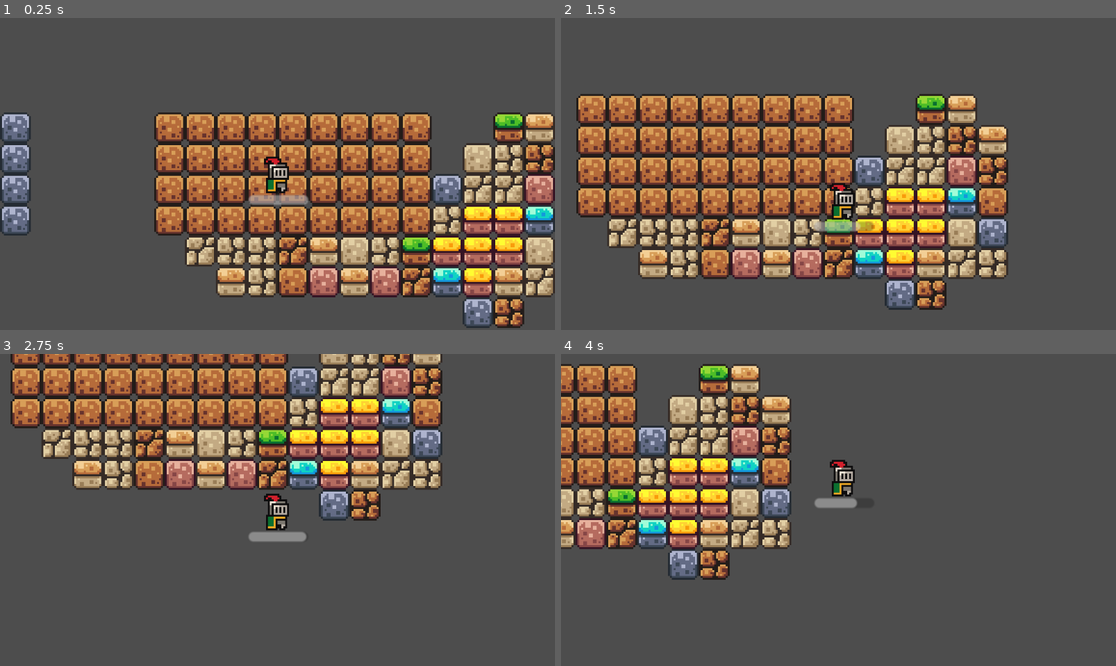
Above: before the commit, frames 1-4 (two rows, left to right).
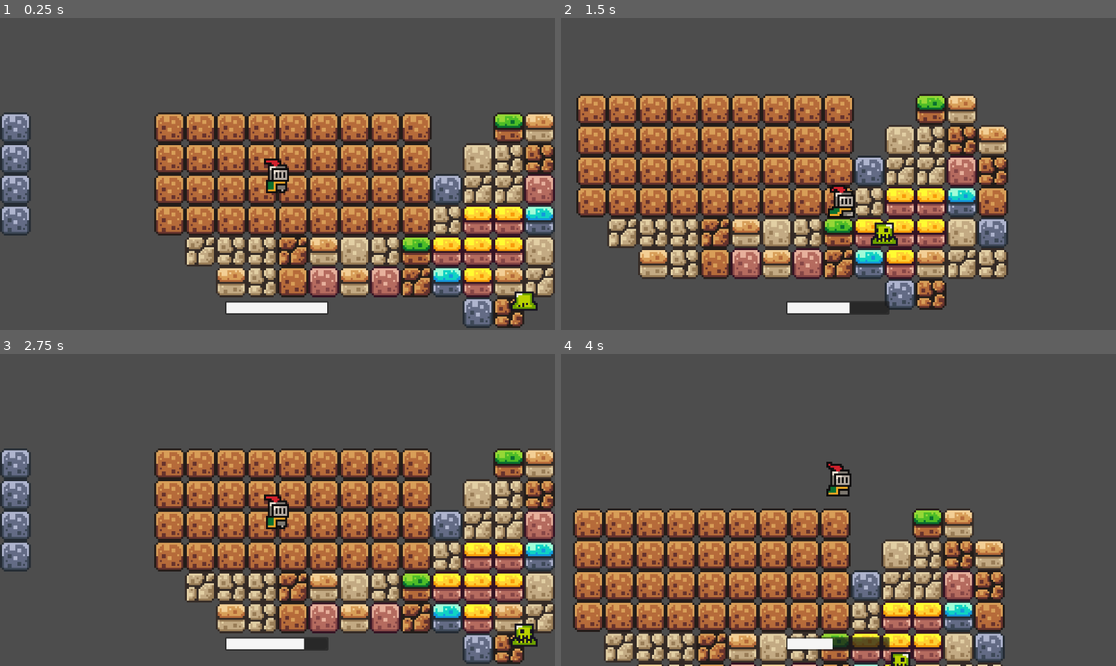
Above: after the commit, the same moments.

Repository: W4ave/EscapeJS
Game: Godot game, scene res://scenes/game.tscn
Two runs of this game, one before a commit and one after it. Both use one fixed random seed, a clock stepped at 60 frames per second and the inputs below.
Inputs (mouse positions are in pixels of both pictures, inside the frame that each line leads up to):
- Up to frame 1 (0.25 s): no input
- Up to frame 2 (1.5 s): hold D (ui_right) 0.53-1.28 s; hold Shift (sprint) 0.53-1.28 s; hold S (ui_down) from 1.28 s (still down); tap Shift (sprint) at 1.35 s
- Up to frame 3 (2.75 s): release S (ui_down) at 2 s; click (277, 519) at 2 s, where only the run after the commit has a clickable "RESTART"
- Up to frame 4 (4 s): hold D (ui_right) 2.78-3.53 s; hold Shift (sprint) 2.78-3.53 s; hold W (ui_up) from 3.53 s (still down); tap Shift (sprint) at 3.6 s

The runs differ from the first frame. In frame 1, 1.6% of the frame differs, in the area x 40-97%, y 44-96%; in frame 2, 1.7%; in frame 3, 64%, in the area x 0-100%, y 0-100%; in frame 4, 51%.

Commit message:
적 추가, 게임 오버 추가
AI 좋음

Diff:
--- a/scenes/Enemy.tscn
+++ b/scenes/Enemy.tscn
@@ -1,69 +1,108 @@
 [gd_scene format=3 uid="uid://ce1xedaiv2cch"]
 
-[ext_resource type="Texture2D" uid="uid://chfocmvjrm135" path="res://assets/sprites/slime_green.png" id="1_3gvst"]
-[ext_resource type="Script" uid="uid://cr2g8yu4wjeu6" path="res://scenes/enemy.gd" id="1_55jtl"]
+[ext_resource type="Texture2D" uid="uid://chfocmvjrm135" path="res://assets/sprites/slime_green.png" id="1_7p1mj"]
+[ext_resource type="Script" uid="uid://cr2g8yu4wjeu6" path="res://scenes/enemy.gd" id="1_md0e3"]
 
-[sub_resource type="RectangleShape2D" id="RectangleShape2D_55jtl"]
-size = Vector2(14, 12)
+[sub_resource type="AtlasTexture" id="AtlasTexture_xwavj"]
+atlas = ExtResource("1_7p1mj")
+region = Rect2(0, 0, 24, 24)
 
-[sub_resource type="AtlasTexture" id="AtlasTexture_mpr68"]
-atlas = ExtResource("1_3gvst")
+[sub_resource type="AtlasTexture" id="AtlasTexture_nenq2"]
+atlas = ExtResource("1_7p1mj")
+region = Rect2(24, 0, 24, 24)
+
+[sub_resource type="AtlasTexture" id="AtlasTexture_md484"]
+atlas = ExtResource("1_7p1mj")
+region = Rect2(48, 0, 24, 24)
+
+[sub_resource type="AtlasTexture" id="AtlasTexture_ipns3"]
+atlas = ExtResource("1_7p1mj")
+region = Rect2(72, 0, 24, 24)
+
+[sub_resource type="AtlasTexture" id="AtlasTexture_md0e3"]
+atlas = ExtResource("1_7p1mj")
 region = Rect2(0, 24, 24, 24)
 
-[sub_resource type="AtlasTexture" id="AtlasTexture_ft8do"]
-atlas = ExtResource("1_3gvst")
+[sub_resource type="AtlasTexture" id="AtlasTexture_4ra3w"]
+atlas = ExtResource("1_7p1mj")
 region = Rect2(24, 24, 24, 24)
 
-[sub_resource type="AtlasTexture" id="AtlasTexture_5wwv6"]
-atlas = ExtResource("1_3gvst")
+[sub_resource type="AtlasTexture" id="AtlasTexture_5uy6h"]
+atlas = ExtResource("1_7p1mj")
 region = Rect2(48, 24, 24, 24)
 
-[sub_resource type="AtlasTexture" id="AtlasTexture_1vja8"]
-atlas = ExtResource("1_3gvst")
+[sub_resource type="AtlasTexture" id="AtlasTexture_c4w8v"]
+atlas = ExtResource("1_7p1mj")
 region = Rect2(72, 24, 24, 24)
 
-[sub_resource type="SpriteFrames" id="SpriteFrames_iwav8"]
+[sub_resource type="SpriteFrames" id="SpriteFrames_xwavj"]
 animations = [{
 "frames": [{
 "duration": 1.0,
-"texture": SubResource("AtlasTexture_mpr68")
+"texture": SubResource("AtlasTexture_xwavj")
 }, {
 "duration": 1.0,
-"texture": SubResource("AtlasTexture_ft8do")
+"texture": SubResource("AtlasTexture_nenq2")
 }, {
 "duration": 1.0,
-"texture": SubResource("AtlasTexture_5wwv6")
+"texture": SubResource("AtlasTexture_md484")
 }, {
 "duration": 1.0,
-"texture": SubResource("AtlasTexture_1vja8")
+"texture": SubResource("AtlasTexture_ipns3")
 }],
 "loop": true,
-"name": &"default",
+"name": &"idle",
+"speed": 5.0
+}, {
+"frames": [{
+"duration": 1.0,
+"texture": SubResource("AtlasTexture_md0e3")
+}, {
+"duration": 1.0,
+"texture": SubResource("AtlasTexture_4ra3w")
+}, {
+"duration": 1.0,
+"texture": SubResource("AtlasTexture_5uy6h")
+}, {
+"duration": 1.0,
+"texture": SubResource("AtlasTexture_c4w8v")
+}],
+"loop": true,
+"name": &"walk_side",
 "speed": 5.0
 }]
 
-[sub_resource type="CircleShape2D" id="CircleShape2D_55jtl"]
-radius = 109.38464
+[sub_resource type="RectangleShape2D" id="RectangleShape2D_nenq2"]
+size = Vector2(14, 3)
 
-[node name="Enemy" type="CharacterBody2D" unique_id=1001022762]
-script = ExtResource("1_55jtl")
+[sub_resource type="CircleShape2D" id="CircleShape2D_md484"]
+radius = 113.15918
 
-[node name="CollisionShape2D" type="CollisionShape2D" parent="." unique_id=304422850]
-position = Vector2(0, 6)
-shape = SubResource("RectangleShape2D_55jtl")
+[node name="Enemy" type="CharacterBody2D" unique_id=1352307495]
+collision_layer = 2
+collision_mask = 2
+script = ExtResource("1_md0e3")
 
-[node name="AnimatedSprite2D" type="AnimatedSprite2D" parent="." unique_id=1392725131]
-sprite_frames = SubResource("SpriteFrames_iwav8")
-frame_progress = 0.2544686
+[node name="AnimatedSprite2D" type="AnimatedSprite2D" parent="." unique_id=1821116345]
+sprite_frames = SubResource("SpriteFrames_xwavj")
+animation = &"walk_side"
+frame_progress = 0.81304866
 
-[node name="Flip_h_Pivot" type="Marker2D" parent="." unique_id=668187842]
+[node name="CollisionShape2D" type="CollisionShape2D" parent="." unique_id=1422464601]
+position = Vector2(0, 10.5)
+shape = SubResource("RectangleShape2D_nenq2")
 
-[node name="Area2D" type="Area2D" parent="Flip_h_Pivot" unique_id=596066812]
+[node name="DetectionArea" type="Area2D" parent="." unique_id=1710722528]
 
-[node name="SightArea" type="CollisionShape2D" parent="Flip_h_Pivot/Area2D" unique_id=1252276033]
-shape = SubResource("CircleShape2D_55jtl")
-debug_color = Color(0.9098039, 0, 0.08235294, 0.050980393)
+[node name="CollisionShape2D" type="CollisionShape2D" parent="DetectionArea" unique_id=1579657840]
+shape = SubResource("CircleShape2D_md484")
+debug_color = Color(0.99607843, 0, 0.21568628, 0.050980393)
 
-[node name="RayCast2D" type="RayCast2D" parent="." unique_id=816111869]
-position = Vector2(0, 4)
-hit_from_inside = true
+[node name="RayCast2D" type="RayCast2D" parent="." unique_id=1148952785]
+
+[node name="HitArea" type="Area2D" parent="." unique_id=2126479841]
+collision_layer = 0
+
+[node name="CollisionShape2D" type="CollisionShape2D" parent="HitArea" unique_id=889297214]
+position = Vector2(0, 10.5)
+shape = SubResource("RectangleShape2D_nenq2")
--- a/scenes/Player.tscn
+++ b/scenes/Player.tscn
@@ -22,6 +22,70 @@
 atlas = ExtResource("1_nrcqd")
 region = Rect2(96, 0, 32, 32)
 
+[sub_resource type="AtlasTexture" id="AtlasTexture_v6fml"]
+atlas = ExtResource("1_nrcqd")
+region = Rect2(0, 64, 32, 32)
+
+[sub_resource type="AtlasTexture" id="AtlasTexture_3li8b"]
+atlas = ExtResource("1_nrcqd")
+region = Rect2(32, 64, 32, 32)
+
+[sub_resource type="AtlasTexture" id="AtlasTexture_mdl7e"]
+atlas = ExtResource("1_nrcqd")
+region = Rect2(64, 64, 32, 32)
+
+[sub_resource type="AtlasTexture" id="AtlasTexture_qu4a1"]
+atlas = ExtResource("1_nrcqd")
+region = Rect2(96, 64, 32, 32)
+
+[sub_resource type="AtlasTexture" id="AtlasTexture_70d11"]
+atlas = ExtResource("1_nrcqd")
+region = Rect2(128, 64, 32, 32)
+
+[sub_resource type="AtlasTexture" id="AtlasTexture_cw2d6"]
+atlas = ExtResource("1_nrcqd")
+region = Rect2(160, 64, 32, 32)
+
+[sub_resource type="AtlasTexture" id="AtlasTexture_khinc"]
+atlas = ExtResource("1_nrcqd")
+region = Rect2(192, 64, 32, 32)
+
+[sub_resource type="AtlasTexture" id="AtlasTexture_bruh7"]
+atlas = ExtResource("1_nrcqd")
+region = Rect2(224, 64, 32, 32)
+
+[sub_resource type="AtlasTexture" id="AtlasTexture_6eyey"]
+atlas = ExtResource("1_nrcqd")
+region = Rect2(0, 96, 32, 32)
+
+[sub_resource type="AtlasTexture" id="AtlasTexture_d3wef"]
+atlas = ExtResource("1_nrcqd")
+region = Rect2(32, 96, 32, 32)
+
+[sub_resource type="AtlasTexture" id="AtlasTexture_o4126"]
+atlas = ExtResource("1_nrcqd")
+region = Rect2(64, 96, 32, 32)
+
+[sub_resource type="AtlasTexture" id="AtlasTexture_lkdrv"]
+atlas = ExtResource("1_nrcqd")
+region = Rect2(96, 96, 32, 32)
+
+[sub_resource type="AtlasTexture" id="AtlasTexture_p7iby"]
+atlas = ExtResource("1_nrcqd")
+region = Rect2(128, 96, 32, 32)
+
+[sub_resource type="AtlasTexture" id="AtlasTexture_0rnld"]
+atlas = ExtResource("1_nrcqd")
+region = Rect2(160, 96, 32, 32)
+
+[sub_resource type="AtlasTexture" id="AtlasTexture_srp4u"]
+atlas = ExtResource("1_nrcqd")
+region = Rect2(192, 96, 32, 32)
+
+[sub_resource type="AtlasTexture" id="AtlasTexture_jfpux"]
+atlas = ExtResource("1_nrcqd")
+region = Rect2(224, 96, 32, 32)
+
 [sub_resource type="SpriteFrames" id="SpriteFrames_0d0nc"]
 animations = [{
 "frames": [{
@@ -38,11 +102,64 @@
 "texture": SubResource("AtlasTexture_ogw1n")
 }],
 "loop": true,
-"name": &"default",
+"name": &"idle",
+"speed": 5.0
+}, {
+"frames": [{
+"duration": 1.0,
+"texture": SubResource("AtlasTexture_v6fml")
+}, {
+"duration": 1.0,
+"texture": SubResource("AtlasTexture_3li8b")
+}, {
+"duration": 1.0,
+"texture": SubResource("AtlasTexture_mdl7e")
+}, {
+"duration": 1.0,
+"texture": SubResource("AtlasTexture_qu4a1")
+}, {
+"duration": 1.0,
+"texture": SubResource("AtlasTexture_70d11")
+}, {
+"duration": 1.0,
+"texture": SubResource("AtlasTexture_cw2d6")
+}, {
+"duration": 1.0,
+"texture": SubResource("AtlasTexture_khinc")
+}, {
+"duration": 1.0,
+"texture": SubResource("AtlasTexture_bruh7")
+}, {
+"duration": 1.0,
+"texture": SubResource("AtlasTexture_6eyey")
+}, {
+"duration": 1.0,
+"texture": SubResource("AtlasTexture_d3wef")
+}, {
+"duration": 1.0,
+"texture": SubResource("AtlasTexture_o4126")
+}, {
+"duration": 1.0,
+"texture": SubResource("AtlasTexture_lkdrv")
+}, {
+"duration": 1.0,
+"texture": SubResource("AtlasTexture_p7iby")
+}, {
+"duration": 1.0,
+"texture": SubResource("AtlasTexture_0rnld")
+}, {
+"duration": 1.0,
+"texture": SubResource("AtlasTexture_srp4u")
+}, {
+"duration": 1.0,
+"texture": SubResource("AtlasTexture_jfpux")
+}],
+"loop": true,
+"name": &"walk",
 "speed": 5.0
 }]
 
-[node name="Player" type="CharacterBody2D" unique_id=320546620 groups=["Player"]]
+[node name="Player" type="CharacterBody2D" unique_id=320546620 groups=["player"]]
 script = ExtResource("1_ig48j")
 
 [node name="CollisionShape2D" type="CollisionShape2D" parent="." unique_id=1257278321]
@@ -52,6 +169,4 @@
 [node name="AnimatedSprite2D" type="AnimatedSprite2D" parent="." unique_id=1884390793]
 position = Vector2(0, -1)
 sprite_frames = SubResource("SpriteFrames_0d0nc")
-frame_progress = 0.60629827
-
-[node name="LookAtPoint" type="Marker2D" parent="." unique_id=286981626]
+animation = &"walk"
--- /dev/null
+++ b/scenes/StaminaBar.tscn
@@ -0,0 +1,46 @@
+[gd_scene format=3 uid="uid://bfnlvhfnfyqou"]
+
+[ext_resource type="Script" uid="uid://byt8tww40aruj" path="res://stamina_bar.gd" id="1_174nr"]
+
+[sub_resource type="StyleBoxFlat" id="StyleBoxFlat_bof4c"]
+bg_color = Color(0.9612289, 0.961229, 0.9612289, 1)
+
+[node name="StaminaBar" type="CanvasLayer" unique_id=1370015477]
+
+[node name="StaminaBar" type="Control" parent="." unique_id=1939081186]
+layout_mode = 3
+anchors_preset = 7
+anchor_left = 0.5
+anchor_top = 1.0
+anchor_right = 0.5
+anchor_bottom = 1.0
+offset_left = -20.0
+offset_top = -66.0
+offset_right = 20.0
+offset_bottom = -26.0
+grow_horizontal = 2
+grow_vertical = 0
+script = ExtResource("1_174nr")
+
+[node name="Label" type="Label" parent="StaminaBar" unique_id=1560797281]
+layout_mode = 0
+offset_left = 2.0
+offset_top = 8.0
+offset_right = 42.0
+offset_bottom = 31.0
+
+[node name="BG" type="Panel" parent="StaminaBar" unique_id=1542504284]
+layout_mode = 0
+offset_left = -89.0
+offset_top = 6.0
+offset_right = 126.0
+offset_bottom = 34.0
+
+[node name="Bar" type="ProgressBar" parent="StaminaBar" unique_id=906434594]
+layout_mode = 0
+offset_left = -86.0
+offset_top = 9.0
+offset_right = 123.0
+offset_bottom = 31.0
+theme_override_styles/fill = SubResource("StyleBoxFlat_bof4c")
+show_percentage = false
--- a/scenes/enemy.gd
+++ b/scenes/enemy.gd
@@ -1,34 +1,65 @@
 extends CharacterBody2D
 
-@onready var ray = $RayCast2D
-@onready var view_area: Area2D = $Flip_h_Pivot/Area2D
+@export var speed: float = 110.0
 
-# Called every frame. 'delta' is the elapsed time since the previous frame.
-func _process(delta: float) -> void:
-	pass
+var target: Node2D = null
 
-func _ready():
-	ray.add_exception(self)
+@onready var detection_area: Area2D = $DetectionArea
+@onready var anim: AnimatedSprite2D = $AnimatedSprite2D
+@onready var ray: RayCast2D = $RayCast2D
+@onready var hit_area: Area2D = $HitArea
 
-func _physics_process(_delta: float) -> void:
-	var targets = view_area.get_overlapping_bodies()
 
-	for target in targets:
-		if target.is_in_group("Player"):
-			if is_player_visible(target):
-				print("플레이어 발견!")
-			else:
-				# 플레이어가 Area2D 안에는 있지만 레이저가 벽에 막힌 상태
-				print("벽 뒤에 숨음")
+func _ready() -> void:
+	detection_area.body_entered.connect(_on_body_entered)
+	detection_area.body_exited.connect(_on_body_exited)
+	hit_area.body_entered.connect(_on_hit)
 
-func is_player_visible(target: Node2D) -> bool:
-	var target_node = target.get_node("LookAtPoint")
-	ray.target_position = ray.to_local(target_node.global_position)
+
+func _physics_process(delta: float) -> void:
+	if target and _can_see_target():
+		_chase()
+	else:
+		velocity = Vector2.ZERO
+		anim.play("idle")
+
+	move_and_slide()
+
+
+func _can_see_target() -> bool:
+	ray.target_position = to_local(target.global_position)
 	ray.force_raycast_update()
 
-	if ray.is_colliding():
-		var collider = ray.get_collider()
-		# 레이저가 부딪힌 게 플레이어(target) 본체인지 확인
-		if collider == target:
-			return true
-	return false
+	if not ray.is_colliding():
+		return true
+	return ray.get_collider() == target
+
+
+func _chase() -> void:
+	var direction = (target.global_position - global_position).normalized()
+	velocity = direction * speed
+	_update_animation(direction)
+
+
+func _update_animation(dir: Vector2) -> void:
+	if dir.x >= 0:
+		anim.flip_h = false
+	else:
+		anim.flip_h = true
+
+	anim.play("walk_side")
+
+
+func _on_hit(body: Node2D) -> void:
+	if body.is_in_group("player"):
+		get_tree().change_scene_to_file("res://scenes/game_over.tscn")
+
+
+func _on_body_entered(body: Node2D) -> void:
+	if body.is_in_group("player"):
+		target = body
+
+
+func _on_body_exited(body: Node2D) -> void:
+	if body == target:
+		target = null
--- a/scenes/game.tscn
+++ b/scenes/game.tscn
@@ -2,8 +2,8 @@
 
 [ext_resource type="PackedScene" uid="uid://cgxji6k4a6m2o" path="res://scenes/Player.tscn" id="1_uwrxv"]
 [ext_resource type="Texture2D" uid="uid://k6gav4l4urko" path="res://assets/sprites/world_tileset.png" id="2_yqjtg"]
-[ext_resource type="PackedScene" uid="uid://qqdxv7dalcmd" path="res://scenes/ui_stamina_bar_pb.tscn" id="3_lnu2h"]
-[ext_resource type="PackedScene" uid="uid://ce1xedaiv2cch" path="res://scenes/Enemy.tscn" id="4_lbhrr"]
+[ext_resource type="PackedScene" uid="uid://bfnlvhfnfyqou" path="res://scenes/StaminaBar.tscn" id="4_iywne"]
+[ext_resource type="PackedScene" uid="uid://ce1xedaiv2cch" path="res://scenes/enemy.tscn" id="4_lbhrr"]
 
 [sub_resource type="TileSetAtlasSource" id="TileSetAtlasSource_lnu2h"]
 texture = ExtResource("2_yqjtg")
@@ -152,12 +152,6 @@
 zoom = Vector2(4, 4)
 position_smoothing_enabled = true
 
-[node name="UI_staminaBar_PB" parent="Player" unique_id=1801722609 instance=ExtResource("3_lnu2h")]
-offset_left = -15.0
-offset_top = 12.0
-offset_right = -15.0
-offset_bottom = 12.0
-
 [node name="TileMap" type="TileMap" parent="." unique_id=90550123]
 tile_set = SubResource("TileSet_lbhrr")
 format = 2
@@ -165,3 +159,8 @@
 
 [node name="Enemy" parent="." unique_id=1001022762 instance=ExtResource("4_lbhrr")]
 position = Vector2(-170, 27)
+
+[node name="Enemy2" parent="." unique_id=1352307495 instance=ExtResource("4_lbhrr")]
+position = Vector2(128, 59)
+
+[node name="StaminaBar" parent="." unique_id=1370015477 instance=ExtResource("4_iywne")]
--- /dev/null
+++ b/scenes/game_over.gd
@@ -0,0 +1,11 @@
+extends Node2D
+
+@onready var retry_btn: Button = $CanvasLayer/CenterContainer/VBoxContainer/Button
+
+
+func _ready() -> void:
+	retry_btn.pressed.connect(_on_retry)
+
+
+func _on_retry() -> void:
+	get_tree().change_scene_to_file("res://scenes/game.tscn")  # 메인 씬 경로로 변경
--- /dev/null
+++ b/scenes/game_over.tscn
@@ -0,0 +1,34 @@
+[gd_scene format=3 uid="uid://coqq6khkj5xp1"]
+
+[ext_resource type="Script" uid="uid://dxd17ss6lmeve" path="res://scenes/game_over.gd" id="1_xeevv"]
+[ext_resource type="FontFile" uid="uid://ckt4bwns0dc8p" path="res://assets/fonts/PixelOperator8-Bold.ttf" id="2_tbwuq"]
+[ext_resource type="FontFile" uid="uid://bg0gjqeb0sx3b" path="res://assets/fonts/PixelOperator8.ttf" id="3_racf3"]
+
+[node name="GameOver" type="Node2D" unique_id=477588278]
+script = ExtResource("1_xeevv")
+
+[node name="CanvasLayer" type="CanvasLayer" parent="." unique_id=106429263]
+
+[node name="CenterContainer" type="CenterContainer" parent="CanvasLayer" unique_id=1062312799]
+offset_top = 220.0
+offset_right = 1152.0
+offset_bottom = 370.0
+
+[node name="VBoxContainer" type="VBoxContainer" parent="CanvasLayer/CenterContainer" unique_id=670748499]
+layout_mode = 2
+theme_override_constants/separation = 30
+
+[node name="Title" type="Label" parent="CanvasLayer/CenterContainer/VBoxContainer" unique_id=450501814]
+layout_mode = 2
+size_flags_horizontal = 4
+theme_override_colors/font_color = Color(1, 1, 1, 1)
+theme_override_fonts/font = ExtResource("2_tbwuq")
+theme_override_font_sizes/font_size = 64
+text = "GAME OVER"
+horizontal_alignment = 1
+
+[node name="Button" type="Button" parent="CanvasLayer/CenterContainer/VBoxContainer" unique_id=913014994]
+layout_mode = 2
+theme_override_fonts/font = ExtResource("3_racf3")
+theme_override_font_sizes/font_size = 48
+text = "RESTART"
--- a/scenes/ui_stamina_bar_pb.tscn
+++ /dev/null
@@ -1,20 +0,0 @@
-[gd_scene format=3 uid="uid://qqdxv7dalcmd"]
-
-[ext_resource type="Script" uid="uid://cmdws8h7q1c3p" path="res://progress_bar.gd" id="1_chxro"]
-
-[node name="UI_staminaBar_PB" type="Control" unique_id=1801722609]
-layout_mode = 3
-anchor_right = 0.023000002
-anchor_bottom = 0.027
-offset_right = -9.496002
-offset_bottom = -10.496
-grow_horizontal = 2
-grow_vertical = 2
-
-[node name="ProgressBar" type="ProgressBar" parent="." unique_id=273232633]
-layout_mode = 1
-anchors_preset = -1
-offset_right = 31.0
-offset_bottom = 5.0
-show_percentage = false
-script = ExtResource("1_chxro")
--- a/scripts/Player.gd
+++ b/scripts/Player.gd
@@ -1,32 +1,38 @@
 extends CharacterBody2D
-
 
 const SPEED = 100.0
 const RUN_SPEED = 150.0
-const JUMP_VELOCITY = -400.0
 
+@onready var anim: AnimatedSprite2D = $AnimatedSprite2D
 
 func _physics_process(delta: float) -> void:
-
-
 	var direction := Input.get_vector("ui_left", "ui_right", "ui_up", "ui_down")
+	var is_sprinting = Input.is_action_pressed("sprint") and global.stamina > 0
 
 	if Input.is_action_pressed("sprint") and direction.length() > 0:
 		global.stamina -= 50 * delta
 	else:
 		global.stamina += 20 * delta
 
+	global.stamina = clamp(global.stamina, 0.0, 100.0)
 
 	if direction != Vector2.ZERO:
-		# 대각선 이동 시 속도가 빨라지지 않게 이미 get_vector가 정규화를 해주지만,
-		# 한 번 더 명확하게 속도를 곱해줍니다.
-		if Input.is_action_pressed("sprint") and global.stamina > 0:
+		if is_sprinting:
 			velocity = direction * RUN_SPEED
+			anim.speed_scale = 2.0  # 뛸 때 2배 빠르게
 		else:
 			velocity = direction * SPEED
+			anim.speed_scale = 1.0  # 걸을 때 기본 속도
+
+		if direction.x > 0:
+			anim.flip_h = false
+		elif direction.x < 0:
+			anim.flip_h = true
+
+		anim.play("walk")
 	else:
-		# 입력이 없으면 서서히 멈춤
 		velocity = velocity.move_toward(Vector2.ZERO, SPEED)
-
+		anim.speed_scale = 1.0
+		anim.play("idle")
 
 	move_and_slide()
--- a/scripts/global.gd
+++ b/scripts/global.gd
@@ -1,19 +1,6 @@
 extends Node
 
-var stamina = 100
+var stamina: float = 100.0
 
-
-
-
-
-
-
-
-# Called when the node enters the scene tree for the first time.
-func _ready() -> void:
-	pass # Replace with function body.
-
-
-# Called every frame. 'delta' is the elapsed time since the previous frame.
-func _process(delta: float) -> void:
-	pass
+func _process(_delta: float) -> void:
+	stamina = clamp(stamina, 0.0, 100.0)
--- /dev/null
+++ b/stamina_bar.gd
@@ -0,0 +1,6 @@
+extends Control
+
+@onready var bar: ProgressBar = $Bar
+
+func _process(_delta: float) -> void:
+	bar.value = global.stamina
Not shown, added: scenes/game_over.gd.uid
Not shown, added: stamina_bar.gd.uid
